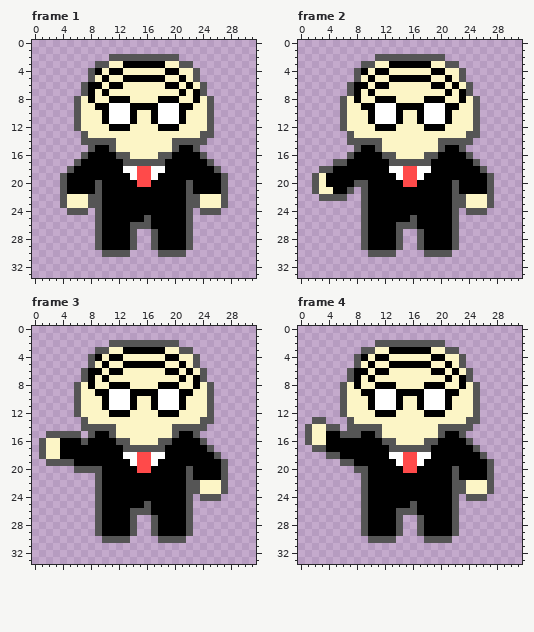
Two versions of one animated GIF sprite, res/img/os.gif. The picture above was drawn from the file before the commit.
The file is 32x34 pixels, 5 frames. Colours within 5 levels of each other are drawn and written as one. Shown: frame 1, frame 2, frame 3, frame 4. The commit also changed other frames, which this record leaves out.
And afterwards:
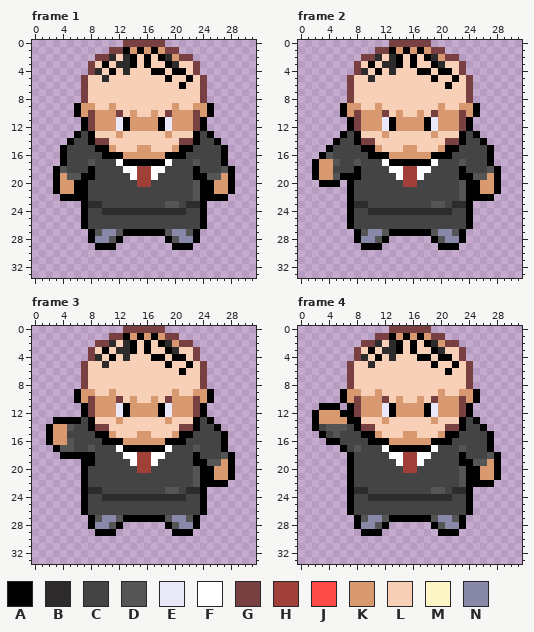
Palette (. is transparent): A #000000  B #2d2b2b  C #444444  D #555555  E #e8e8f8  F #ffffff  G #784040  H #a04038  J #ff4a4a  K #d89870  L #f8d0b8  M #fcf5c6  N #8888a8
Change:
Changed rows in their new state; - is an unchanged pixel.
Frame 1:
first column x 3:
 0 ----------GGGGGG----------
 1 --------GGAKAKAKGG--------
 2 ------GGBLBALALABKGG------
 3 -----GLALBB-L-LLABLLG-----
 4 -----GBL-LBLLLAAL-ALG-----
 5 ----GLLBLLLLLLLLALLALG----
 6 ----GLLLLLLLLLLLLLALLG----
 7 ----GLLLLLLLLLLLLLLLLG----
 8 ---.GLLLLLLLLLLLLLLLLG.---
 9 ---AKKLLKLLLLLLLLKLLKKA---
10 ---AKGKKKGLKLLKLGKKKGKA---
11 ---.AGKKKEAKKKKAEKKKGA.---
12 ---.AGKKKE-KKKK-EKKKGA.---
13 ---ACALLLKLLLLLLKLLLACA---
14 --ACCAGGLLLLLLLLLLGGACCA--
15 -ACCCC--KLLLKKLLLK--CCCCA-
16 -ACCCCC--AKKKKKKA--CCCCCA-
17 -ACCCDCCCFAAAAAAFCCCDCCCA-
18 ADCCC-CCCC--HH--CCCC-CCCDA
19 AKDD--CCCCC-HH-CCCCC--DDKA
20 AKK--CCCCCCCHHCCCCCCD--KKA
21 AKK--CCCCCCCCCCCCCCCD--KKA
22 -AAAACCCCCCCCCCCCCCC-AAAA-
23 -...ABBCCCCCCCCCDDCBBA...-
24 --..ACCBBBBBBBBBBBBCCA..--
25 ----ACCCCCCCCCCCCCCCCA----
26 ----ACCCCCCCCCCCCCCCCA----
27 -----A-NND-AAAA-DNN-A-----
28 -----ANND-..--..-DNNA-----
29 ------A--...--...--A------
30 -------....----....-------
Frame 2:
first column x 2:
 0 -----------GGGGGG----------
 1 ---------GGAKAKAKGG--------
 2 -------GGBLBALALABKGG------
 3 ------GLALBB-L-LLABLLG-----
 4 ------GBL-LBLLLAAL-ALG-----
 5 -----GLLBLLLLLLLLALLALG----
 6 -----GLLLLLLLLLLLLLALLG----
 7 -----GLLLLLLLLLLLLLLLLG----
 8 ----.GLLLLLLLLLLLLLLLLG.---
 9 ----AKKLLKLLLLLLLLKLLKKA---
10 ----AKGKKKGLKLLKLGKKKGKA---
11 ----.AGKKKEAKKKKAEKKKGA.---
12 ----.AGKKKE-KKKK-EKKKGA.---
13 ----ACALLLKLLLLLLKLLLACA---
14 ---ACCAGGLLLLLLLLLLGGACCA--
15 --ACCCC--KLLLKKLLLK--CCCCA-
16 -ADCCCCC--AKKKKKKA--CCCCCA-
17 AKK-CCDCCCFAAAAAAFCCCDCCCA-
18 AKKCCC-CCCC--HH--CCCC-CCCDA
19 AKKD---CCCCC-HH-CCCCC--DDKA
20 .A--.-CCCCCCCHHCCCCCCD--KKA
21 .....ACCCCCCCCCCCCCCCD--KKA
22 -....ACCCCCCCCCCCCCCC-AAAA-
23 -----ABBCCCCCCCCCDDCBBA...-
24 -----ACCBBBBBBBBBBBBCCA..--
25 -----ACCCCCCCCCCCCCCCCA----
26 -----ACCCCCCCCCCCCCCCCA----
27 ------A-NND-AAAA-DNN-A-----
28 ------ANND-..--..-DNNA-----
29 -------A--...--...--A------
30 --------....----....-------
Frame 3:
first column x 1:
 0 ------------GGGGGG----------
 1 ----------GGAKAKAKGG--------
 2 --------GGBLBALALABKGG------
 3 -------GLALBB-L-LLABLLG-----
 4 -------GBL-LBLLLAAL-ALG-----
 5 ------GLLBLLLLLLLLALLALG----
 6 ------GLLLLLLLLLLLLLALLG----
 7 ------GLLLLLLLLLLLLLLLLG----
 8 -----.GLLLLLLLLLLLLLLLLG.---
 9 -----AKKLLKLLLLLLLLKLLKKA---
10 -----AKGKKKGLKLLKLGKKKGKA---
11 -----.AGKKKEAKKKKAEKKKGA.---
12 -----.AGKKKE-KKKK-EKKKGA.---
13 --AAAACALLLKLLLLLLKLLLACA---
14 -AKKDCCAGGLLLLLLLLLLGGACCA--
15 -AKKCCCC--KLLLKKLLLK--CCCCA-
16 .AKKDCCCC--AKKKKKKA--CCCCCA-
17 ..ADDCCDCCCFAAAAAAFCCCDCCCA-
18 ...-----CCCC--HH--CCCC-CCCDA
19 -.....--CCCCC-HH-CCCCC--DDKA
20 -----.ACCCCCCCHHCCCCCCD--KKA
21 ------ACCCCCCCCCCCCCCCD--KKA
22 ------ACCCCCCCCCCCCCCC-AAAA-
23 ------ABBCCCCCCCCCDDCBBA...-
24 ------ACCBBBBBBBBBBBBCCA..--
25 ------ACCCCCCCCCCCCCCCCA----
26 ------ACCCCCCCCCCCCCCCCA----
27 -------A-NND-AAAA-DNN-A-----
28 -------ANND-..--..-DNNA-----
29 --------A--...--...--A------
30 ---------....----....-------
Frame 4:
first column x 1:
 0 ------------GGGGGG----------
 1 ----------GGAKAKAKGG--------
 2 --------GGBLBALALABKGG------
 3 -------GLALBB-L-LLABLLG-----
 4 -------GBL-LBLLLAAL-ALG-----
 5 ------GLLBLLLLLLLLALLALG----
 6 ------GLLLLLLLLLLLLLALLG----
 7 ------GLLLLLLLLLLLLLLLLG----
 8 -----.GLLLLLLLLLLLLLLLLG.---
 9 -----AKKLLKLLLLLLLLKLLKKA---
10 -----AKGKKKGLKLLKLGKKKGKA---
11 --AAA.AGKKKEAKKKKAEKKKGA.---
12 -AKKKAAGKKKE-KKKK-EKKKGA.---
13 -AKKKKAALLLKLLLLLLKLLLACA---
14 .AC--DCAGGLLLLLLLLLLGGACCA--
15 ..ACDCCC--KLLLKKLLLK--CCCCA-
16 ...--CCCC--AKKKKKKA--CCCCCA-
17 -....-CDCCCFAAAAAAFCCCDCCCA-
18 ---...-CCCCC--HH--CCCC-CCCDA
19 -----.ACCCCCC-HH-CCCCC--DDKA
20 ------ACCCCCCCHHCCCCCCD--KKA
21 ------ACCCCCCCCCCCCCCCD--KKA
22 ------ACCCCCCCCCCCCCCC-AAAA-
23 ------ABBCCCCCCCCCDDCBBA...-
24 ------ACCBBBBBBBBBBBBCCA..--
25 ------ACCCCCCCCCCCCCCCCA----
26 ------ACCCCCCCCCCCCCCCCA----
27 -------A-NND-AAAA-DNN-A-----
28 -------ANND-..--..-DNNA-----
29 --------A--...--...--A------
30 ---------....----....-------
